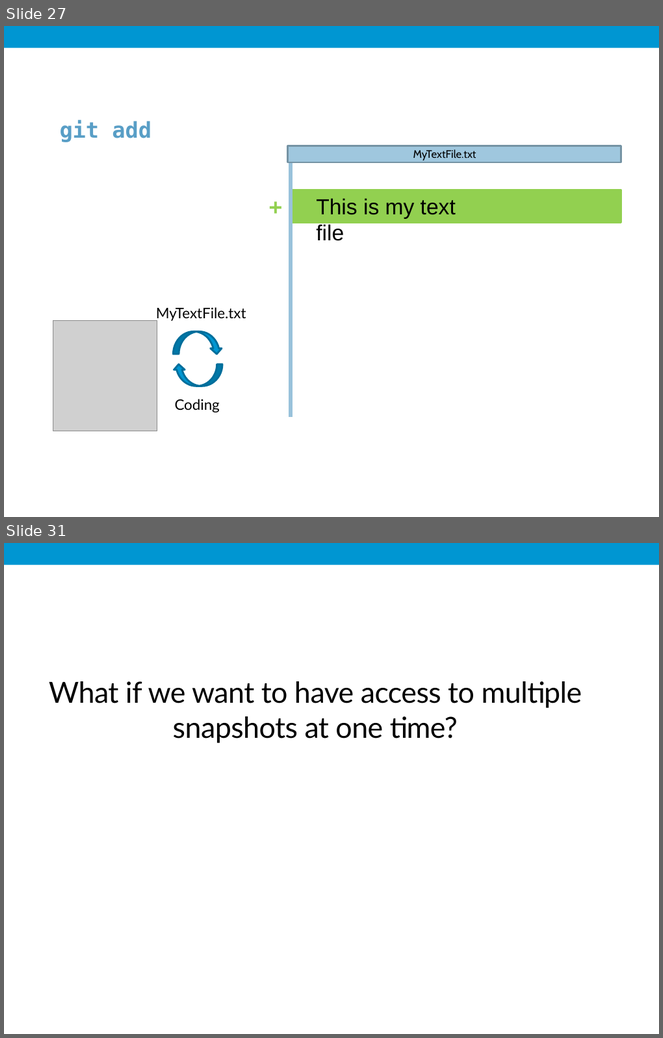
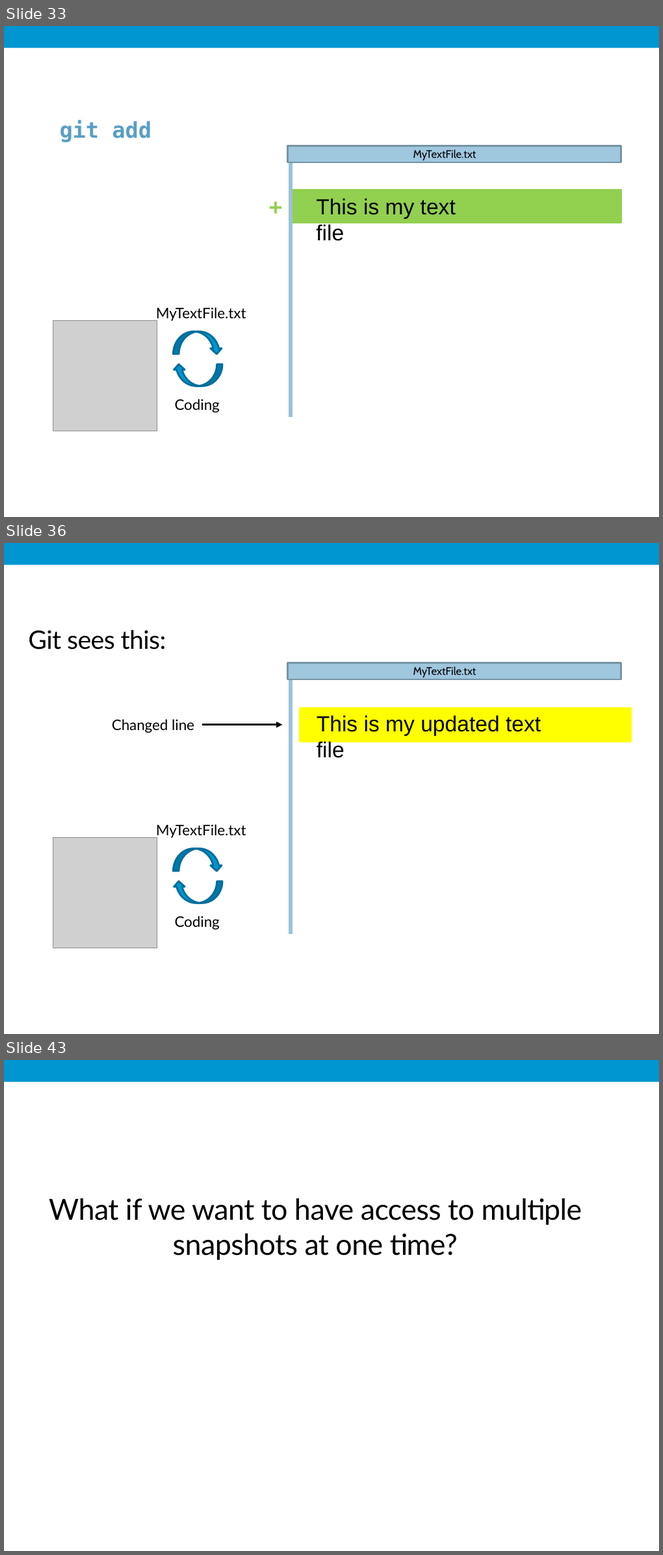
Before and after one commit to UI-Research/GitHub-Training-External, a slide deck: Intro.pptx. Shown one above the other, each under a label of ours: slides 27 and 31 before the commit, slides 33, 36 and 43 after it; the slides between them are not shown. The pictures are 663x1038 and 663x1555 pixels, drawn with LibreOffice and Linux fonts; fonts in the diff are those of the drawing; grey boxes stand for pictures; background and template pictures are left out. Boxes give left, top, right and bottom in pixels: in the first picture for what was removed or moved away, otherwise in the second. Text is boxed around its words. In the diff, an @@ line names an element or a change of style, - is before the commit and + after.

```diff
--- a/Intro.pptx
+++ b/Intro.pptx
@@ slide 36 added at box(4, 543, 659, 1034), background #FFFFFF; not listed: 1 template element that a slide beside it also shows @@
@@ title added at box(28, 630, 166, 650), 28 pt, text #000000 @@
+Git sees this:
@@ rectangle added at box(287, 663, 621, 679), fill #9FC7DE, outline #7693A4 2 pt @@
@@ line added from (290, 672) to (290, 934), #9AC3DB 4.5 pt @@
@@ text added at box(414, 667, 477, 678), 12 pt, text #000000 @@
+MyTextFile.txt
@@ rectangle added at box(300, 708, 631, 741), fill #FFFF00, outline #FFFF00 2 pt @@
@@ text added at box(317, 715, 541, 758), 24 pt, text #000000 @@
+This is my updated text file
@@ text added at box(112, 719, 194, 733), 16 pt, text #000000 @@
+Changed line
@@ arrow added from (202, 724) to (282, 724), #000000 2.25 pt @@
@@ text added at box(156, 824, 246, 839), 16 pt, text #000000 @@
+MyTextFile.txt
@@ picture added at box(53, 838, 157, 949) @@
@@ curved down arrow added at box(173, 849, 222, 871), fill #0096D2, outline #006F9B 2 pt @@
@@ curved down arrow added at box(173, 882, 222, 903), fill #0096D2, outline #006F9B 2 pt @@
@@ text added at box(175, 916, 220, 930), 16 pt, text #000000 @@
+Coding
@@ what was slide 27 is now slide 33 @@
@@ what was slide 31 is now slide 43 @@
```
Also in this commit, not shown: 6 slides changed, 13 other slides added.
